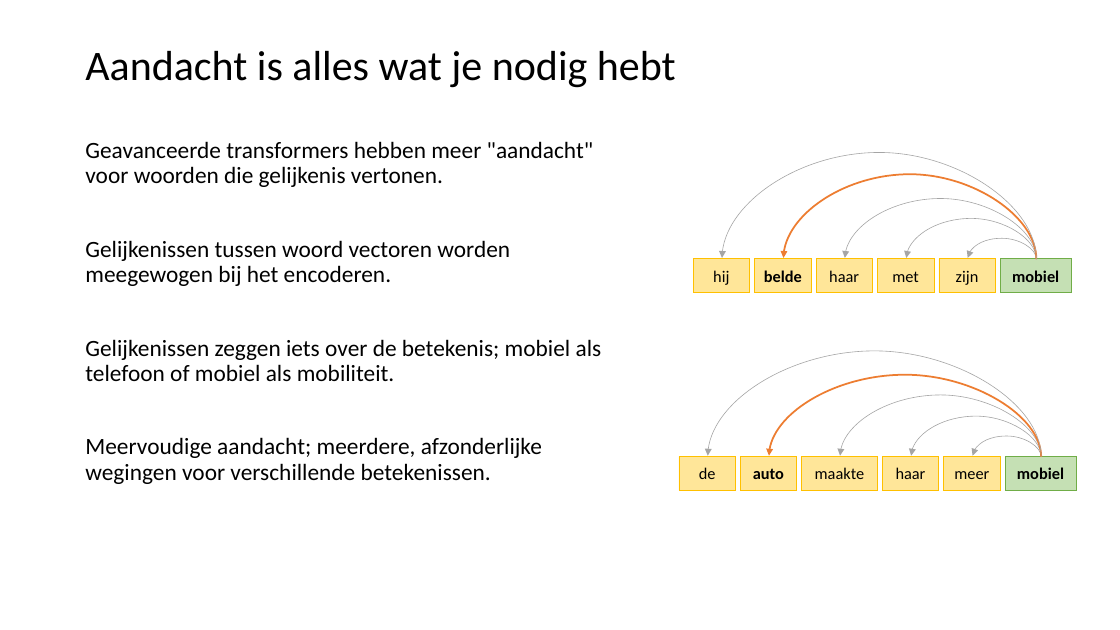
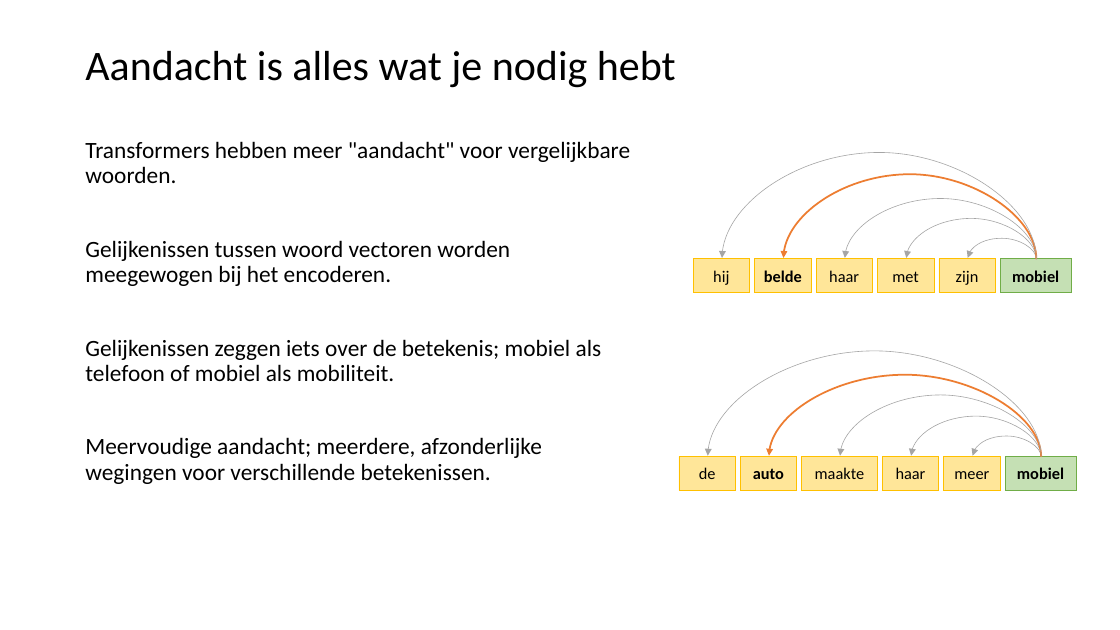
Before and after one commit to LFKoning/knowledge-sharing, a slide deck: slide 58 of python_course/5_nlp/python_cursus_5.pptx (slide 59 before the commit). Drawn at 1120x630 pixels with LibreOffice and Linux fonts; fonts in the diff are those of the drawing. Boxes give left, top, right and bottom in pixels: in the first picture for what was removed or moved away, otherwise in the second. Text is boxed around its words. In the diff, an @@ line names an element or a change of style, - is before the commit and + after.

```diff
--- a/python_course/5_nlp/python_cursus_5.pptx
+++ b/python_course/5_nlp/python_cursus_5.pptx
@@ text at [85,141,630,183]: text changed @@
-Geavanceerde transformers hebben meer "aandacht" voor woorden die gelijkenis vertonen.
+Transformers hebben meer "aandacht" voor vergelijkbare woorden.
```
Also in this commit, not shown: 6 other slides changed, 3 slides removed.
